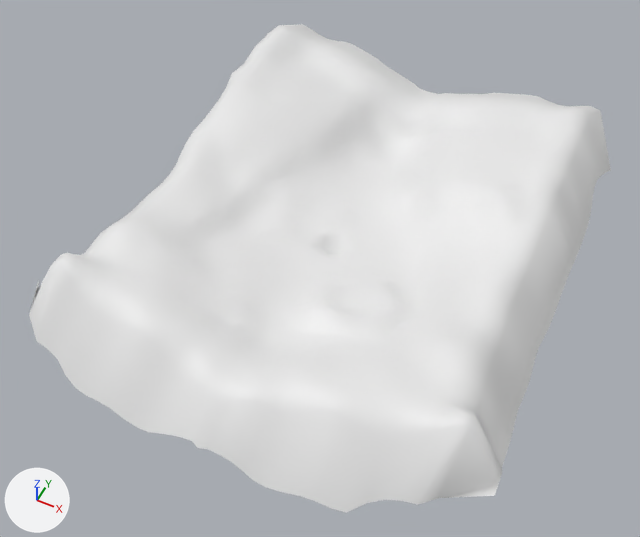
Before and after pictures for a commit that changed the COLLADA model sol.dae.
Before and after are seen from a 50 mm lens placed at (123.0, -258.0, 303.0), pointed at (-1.0, -11.0, -6.0). The axes (+X, +Y, +Z) are drawn at lower left. The lights are the same throughout.

Before the edit, the objects in view are built like this:
```python
me_grid = bpy.data.meshes.new('Grid')
me_grid.from_pydata(...)  # 1225 vertices, 2312 faces; spans x -103.0..110.0, y -116.0..132.0, z -22.0..35.0
ob_grid = bpy.data.objects.new('Grid', me_grid)
ob_grid.location = (0.0, 0.0, 0.0)
```
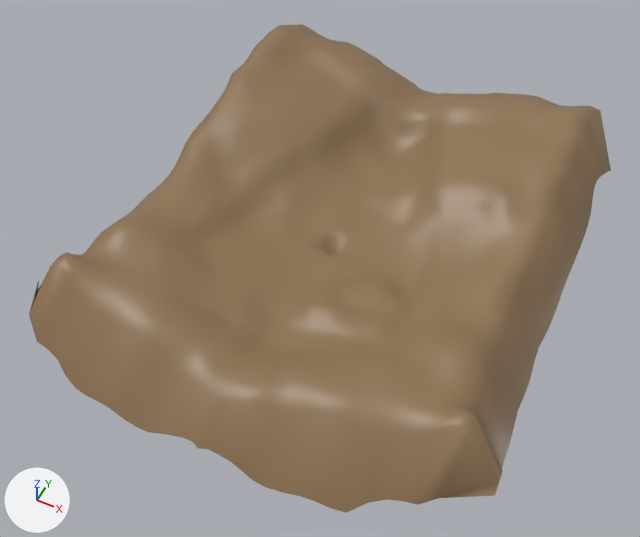
What differs and where, as boxes (x1, y1, x2, y2) in the pictures (640 x 537 px):
```json
{"object": "Grid", "change": "recoloured", "before": [29, 24, 611, 513], "after": [29, 24, 611, 513], "on screen": "white to brown"}
```

Scene script edits in JSON lines:
```json
{"op": "add", "block": "img_texturesol_jpg", "code": ["img_texturesol_jpg = load_image('textureSol.jpg', 'textureSol.jpg', 512, 512, 'sRGB')"]}
{"op": "add", "block": "mat_material_001", "code": ["mat_material_001 = principled_material('Material_001')", "mat_material_001.texture = img_texturesol_jpg", "mat_material_001.roughness = 0.44"]}
{"block": "me_grid", "where": "me_grid.from_pydata(...)  # 1225 vertices, 2312 faces; spans x -103.0..110.0, y -116.0..132.0, z -22.0..35.0"}
{"op": "add", "block": "me_grid", "code": "me_grid.materials.append(mat_material_001)  # picture img_texturesol_jpg"}
```
